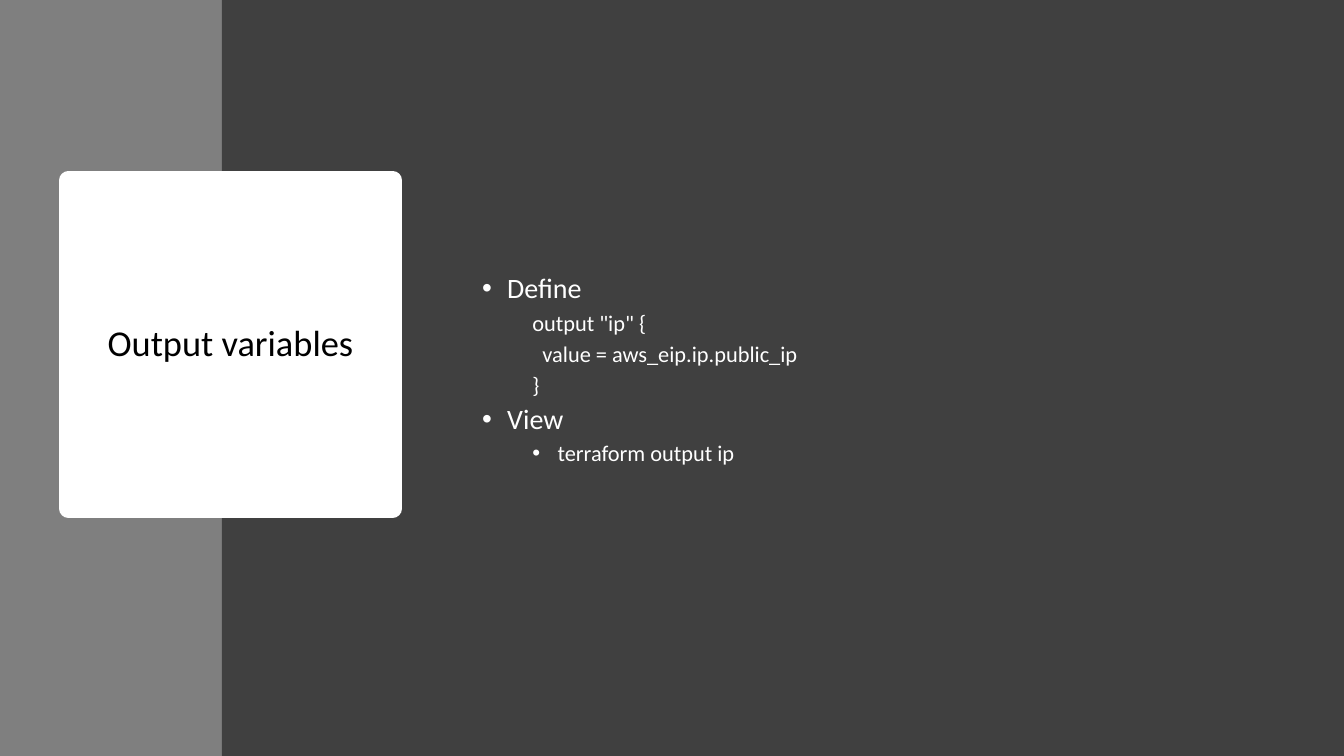
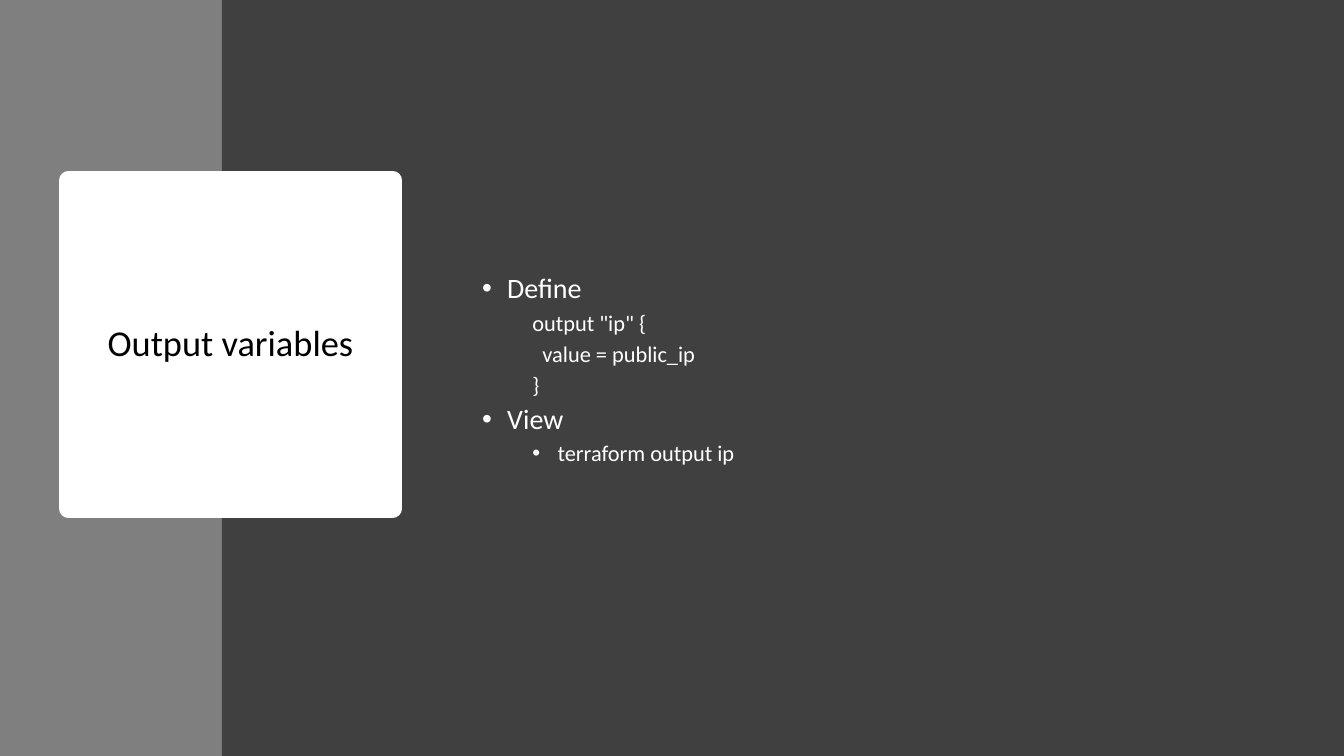
Before and after one commit to sujithq/mini-workshop-tf, a slide deck: slide 6 of Presentation.pptx. Drawn at 1344x756 pixels with LibreOffice and Linux fonts; fonts in the diff are those of the drawing. Boxes give left, top, right and bottom in pixels: in the first picture for what was removed or moved away, otherwise in the second. Text is boxed around its words. In the diff, an @@ line names an element or a change of style, - is before the commit and + after.

```diff
--- a/Presentation.pptx
+++ b/Presentation.pptx
@@ text at [542,346,695,366]: text changed @@
-    value = aws_eip.ip.public_ip
+    value = public_ip
```
Also in this commit, not shown: 2 other files.
